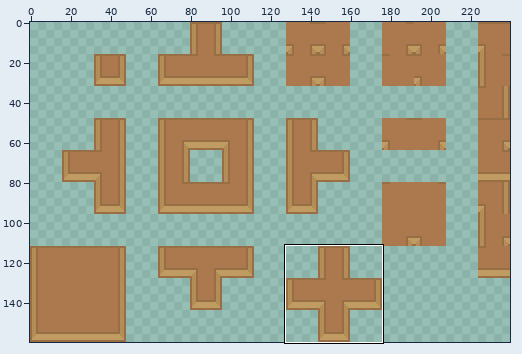
File history of a pixel-art file, Assets/_Project/Art/Aseprite/World Assets/ASE Wood Wall Tiles.aseprite. Above, an overview of the earlier version with the close-up marked.
Close-up. Old version:
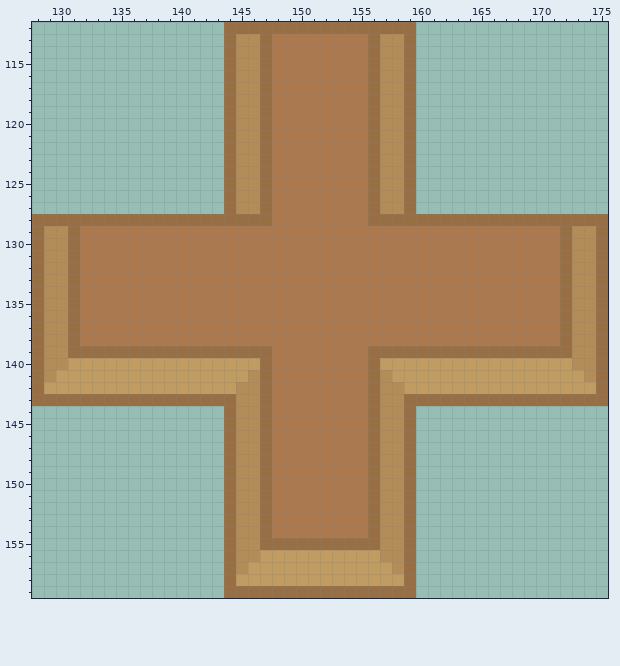
240x160 pixels, 1 frame. Shown: x 128..175, y 112..159. The commit also changed other parts of the picture, which this record leaves out.
Now the later version:
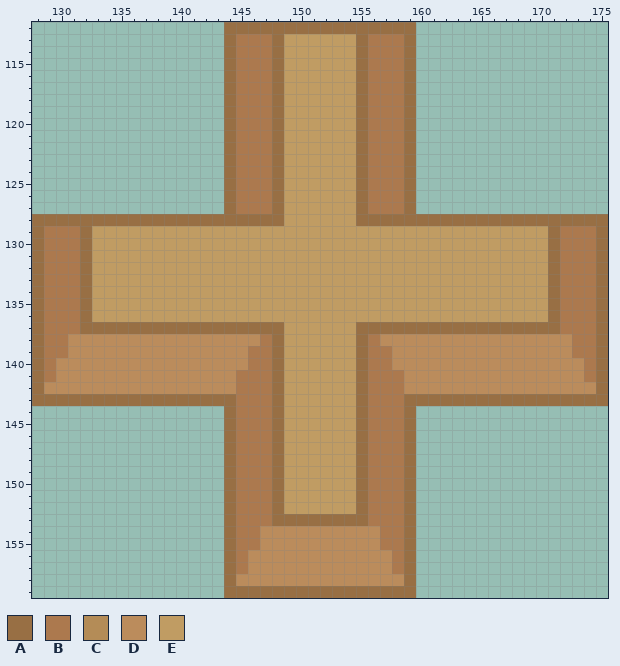
Palette (. is transparent): A #986f44  B #ac794e  C #b48c57  D #bb8c5c  E #c09c63
Difference:
Changed rows in their new state; - is an unchanged pixel.
first column x 129:
113 ----------------BBBAEEEEEEABBB----------------
114 ----------------BBBAEEEEEEABBB----------------
115 ----------------BBBAEEEEEEABBB----------------
116 ----------------BBBAEEEEEEABBB----------------
117 ----------------BBBAEEEEEEABBB----------------
118 ----------------BBBAEEEEEEABBB----------------
119 ----------------BBBAEEEEEEABBB----------------
120 ----------------BBBAEEEEEEABBB----------------
121 ----------------BBBAEEEEEEABBB----------------
122 ----------------BBBAEEEEEEABBB----------------
123 ----------------BBBAEEEEEEABBB----------------
124 ----------------BBBAEEEEEEABBB----------------
125 ----------------BBBAEEEEEEABBB----------------
126 ----------------BBBAEEEEEEABBB----------------
127 ----------------BBBAEEEEEEABBB----------------
128 -------------------AEEEEEEA-------------------
129 BBBAEEEEEEEEEEEEEEEEEEEEEEEEEEEEEEEEEEEEEEABBB
130 BBBAEEEEEEEEEEEEEEEEEEEEEEEEEEEEEEEEEEEEEEABBB
131 BBBAEEEEEEEEEEEEEEEEEEEEEEEEEEEEEEEEEEEEEEABBB
132 BBBAEEEEEEEEEEEEEEEEEEEEEEEEEEEEEEEEEEEEEEABBB
133 BBBAEEEEEEEEEEEEEEEEEEEEEEEEEEEEEEEEEEEEEEABBB
134 BBBAEEEEEEEEEEEEEEEEEEEEEEEEEEEEEEEEEEEEEEABBB
135 BBBAEEEEEEEEEEEEEEEEEEEEEEEEEEEEEEEEEEEEEEABBB
136 BBBAEEEEEEEEEEEEEEEEEEEEEEEEEEEEEEEEEEEEEEABBB
137 BBBAAAAAAAAAAAAAAAAAEEEEEEAAAAAAAAAAAAAAAAABBB
138 BBDDDDDDDDDDDDDDDD-AEEEEEEA-DDDDDDDDDDDDDDDDBB
139 BBDDDDDDDDDDDDDDDBBAEEEEEEABBDDDDDDDDDDDDDDDBB
140 BDDDDDDDDDDDDDDDDBBAEEEEEEABBDDDDDDDDDDDDDDDDB
141 BDDDDDDDDDDDDDDDBBBAEEEEEEABBBDDDDDDDDDDDDDDDB
142 DDDDDDDDDDDDDDDDBBBAEEEEEEABBBDDDDDDDDDDDDDDDD
143 ----------------BBBAEEEEEEABBB----------------
144 ----------------BBBAEEEEEEABBB----------------
145 ----------------BBBAEEEEEEABBB----------------
146 ----------------BBBAEEEEEEABBB----------------
147 ----------------BBBAEEEEEEABBB----------------
148 ----------------BBBAEEEEEEABBB----------------
149 ----------------BBBAEEEEEEABBB----------------
150 ----------------BBBAEEEEEEABBB----------------
151 ----------------BBBAEEEEEEABBB----------------
152 ----------------BBBAEEEEEEABBB----------------
153 ----------------BBBAAAAAAAABBB----------------
154 ----------------BBDDDDDDDDDDBB----------------
155 ----------------BBDDDDDDDDDDBB----------------
156 ----------------BDDDDDDDDDDDDB----------------
157 ----------------BDDDDDDDDDDDDB----------------
158 ----------------DDDDDDDDDDDDDD----------------
Boxes around the changes in both close-ups, in picture pixels (x1, y1, x2, y2):
changed: (44, 34, 596, 586)
